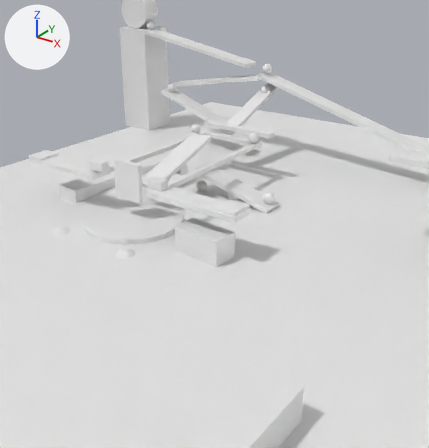
Two versions of the Blender file master.blend, one commit apart.
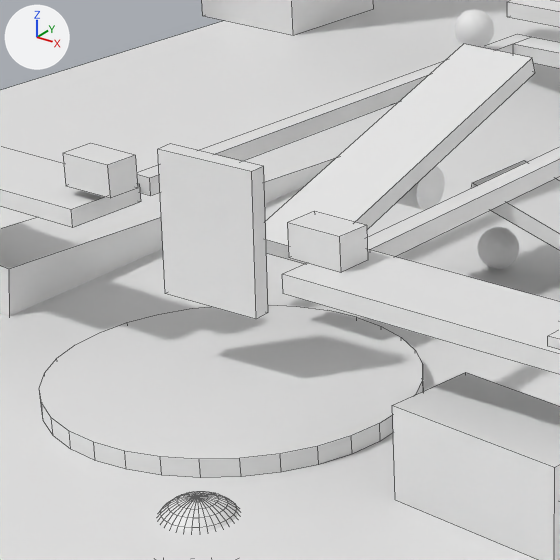
Old and new are each drawn from a 50 mm camera at (14.3, -38.7, 20.5) aimed at (-11.5, -3.2, 0.5) and again close up on the part from 17% to 51% of the width and 27% to 59% of the height. Every picture has the same lights, and +X, +Y and +Z are marked at upper left. Both versions are drawn at frame 168 of the action 'ToastAction'; the numbers are the values there. The close-ups show mesh edges as thin lines.

Objects in the first close-up: 'Car', 'Fridge?', 'HammerRamp1', 'HammerRamp2', 'Plate', 'Ramp.003', 'Seesaw cheese', 'Seesaw ham', 'Seesaw toast', 'Table', 'Toast', 'Weight1'.
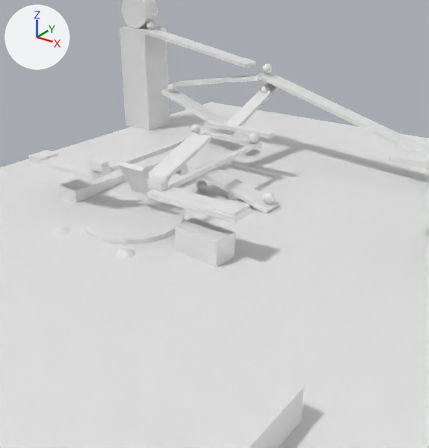
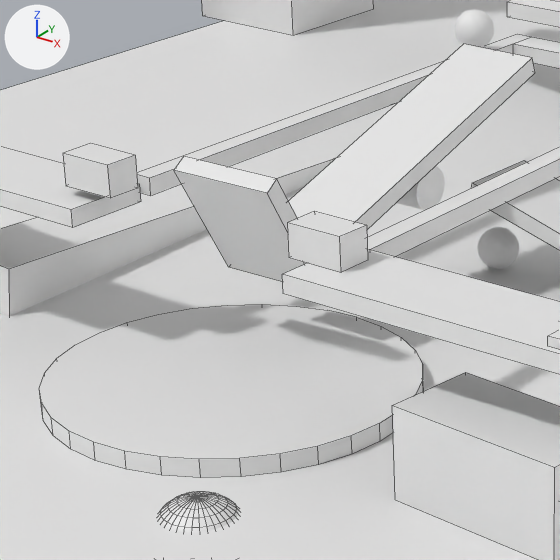
Commit message: toast animation adjusments

Where the change shows, as pixel boxes [x1, y1, x2, y2] in the close-ups (560 x 560 px):
'Toast', moved, turned: before [158, 144, 268, 319]; after [174, 156, 307, 282]

What the commit changed:
Object 'Toast' (ob_toast) moves from (-17.51, -6.61, 3.94) to (-17.51, -5.46, 3.75).
Object 'Toast' (ob_toast) turns from (0, -1.6, 185) to (-32, -1.6, 185) degrees about x, y and z.
